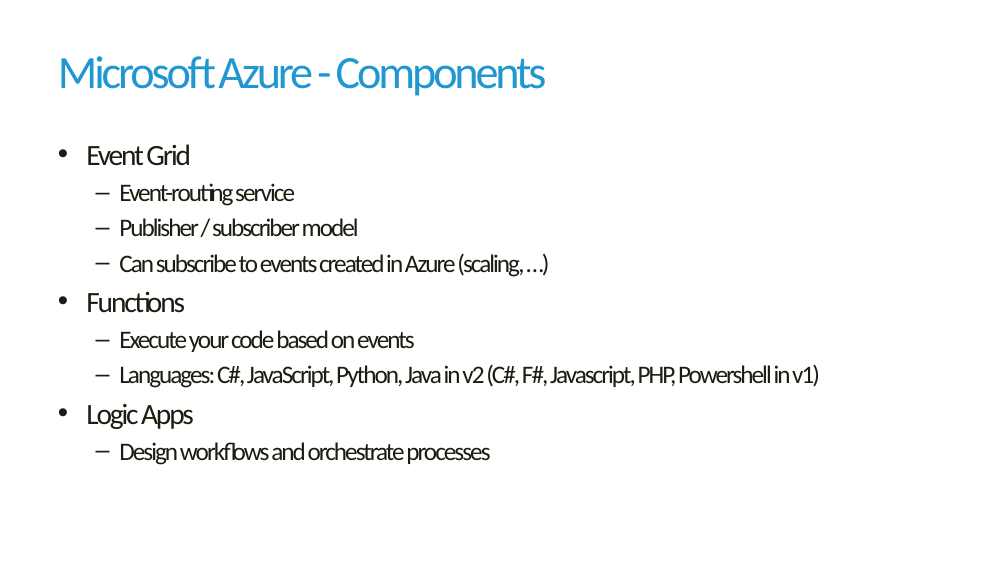
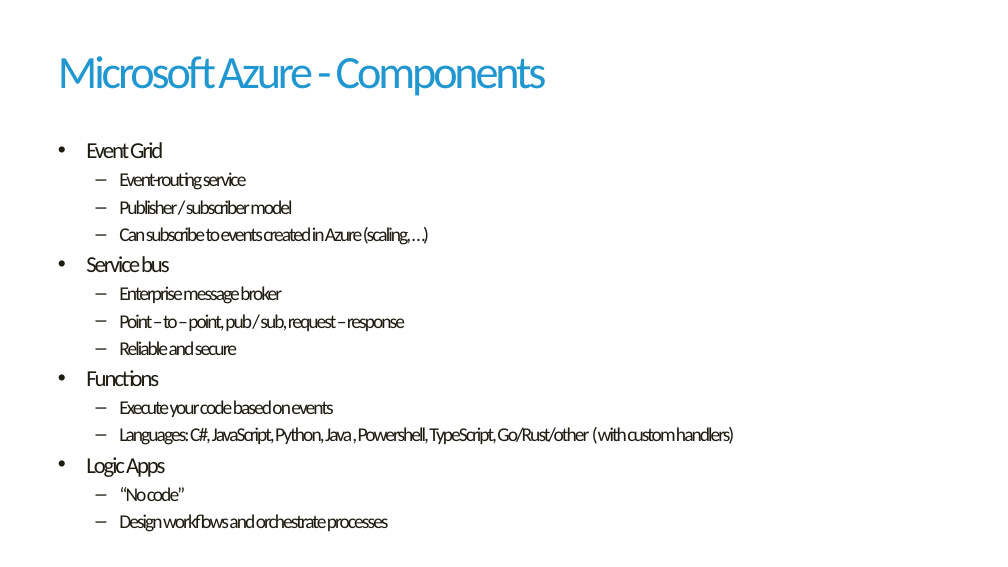
Before and after one commit to havit/CloudApplicationsDevelopment, a slide deck: slide 7 of Lab7-Serverless/Serverless-computing.pptx. Drawn at 1008x567 pixels with LibreOffice and Linux fonts; fonts in the diff are those of the drawing; background and template pictures are left out. Boxes give left, top, right and bottom in pixels: in the first picture for what was removed or moved away, otherwise in the second. Text is boxed around its words. In the diff, an @@ line names an element or a change of style, - is before the commit and + after.

```diff
--- a/Lab7-Serverless/Serverless-computing.pptx
+++ b/Lab7-Serverless/Serverless-computing.pptx
@@ text at <box>86,142,412,477</box>: size 28 to 21.7 pt in "Event Grid", "Functions", "Logic Apps"; size 24 to 18.6 pt in "Event-routing service", "Publisher / subscriber model", "Can subscribe to events created in Azure ...", "Execute your code based on events" and 1 more places; less space between paragraphs @@
@@ text at <box>86,256,405,355</box>: paragraphs added @@
+• Service bus
+  – Enterprise message broker
+  – Point – to – point, pub / sub, request – response
+  – Reliable and secure
@@ text at <box>119,427,734,445</box>: text changed; size 24 to 18.6 pt @@
-  – Languages: C#, JavaScript, Python, Java in v2 (C#, F#, Javascript, PHP, Powershell in v1)
+  – Languages: C#, JavaScript, Python, Java, Powershell, TypeScript, Go/Rust/other (with custom handlers)
@@ text at <box>119,487,186,501</box>: paragraph added @@
+  – “No code”
```
Also in this commit, not shown: 8 other slides changed, 11 other files.
